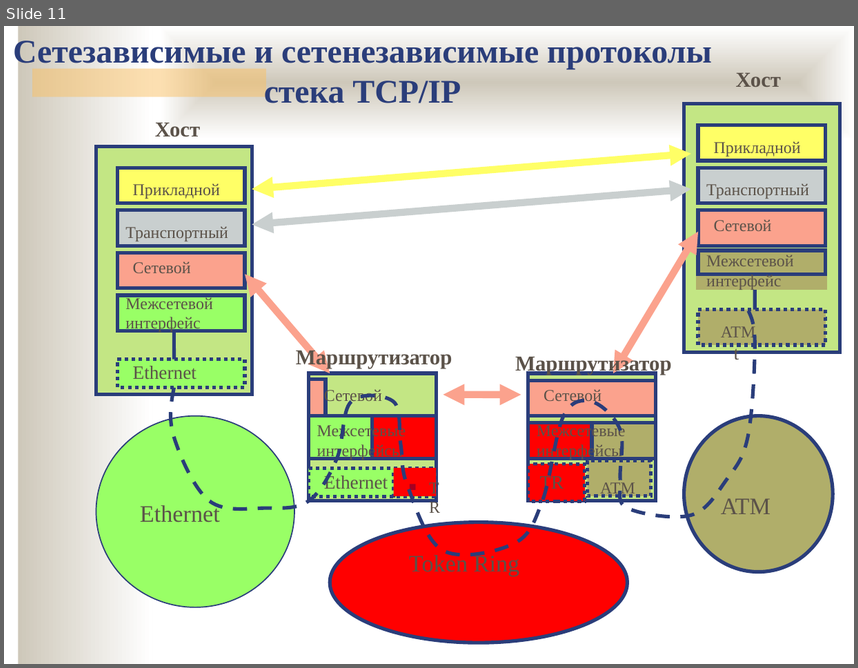
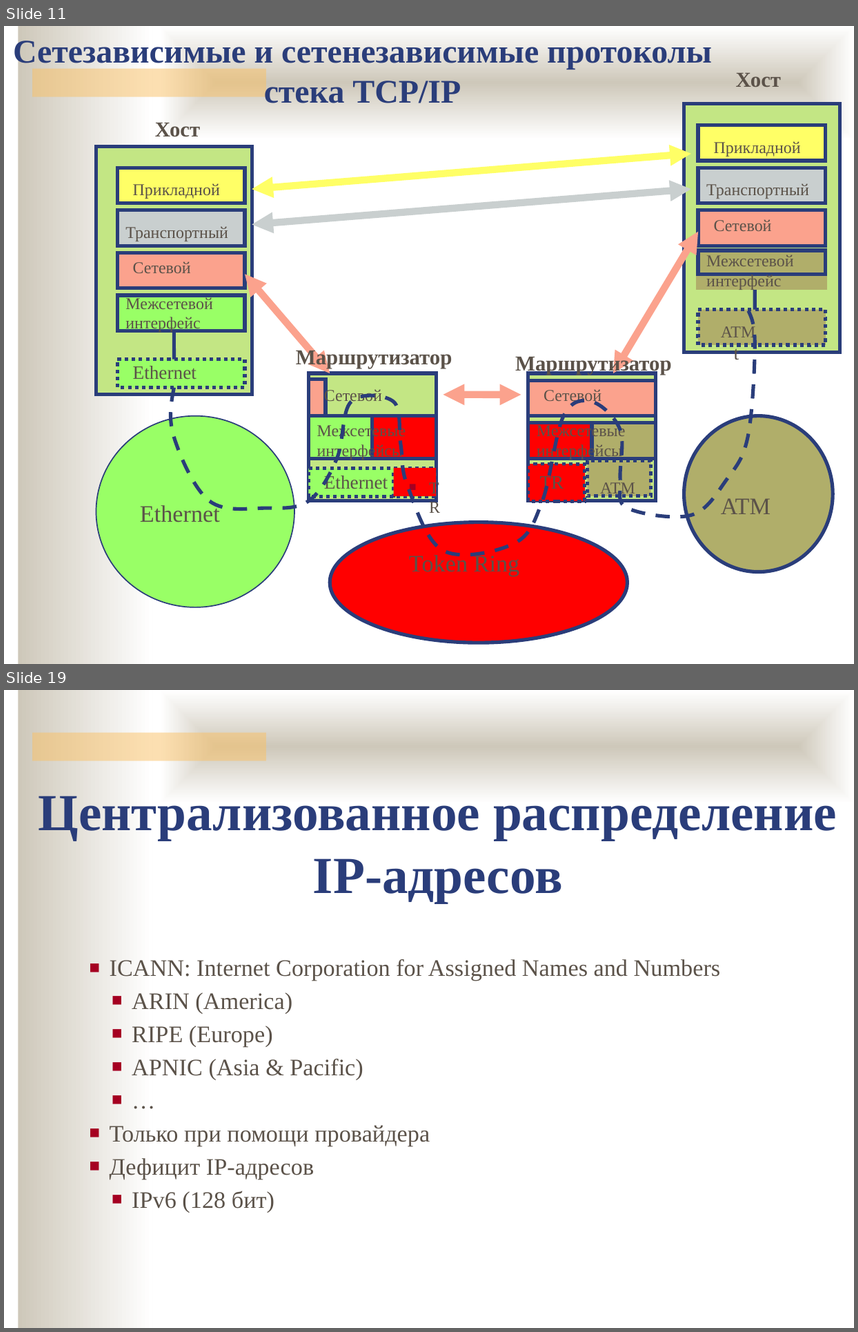
Before and after one commit to ukoloff/nets, a slide deck: 09.pptx. Shown one above the other, each under a label of ours: slide 11 before the commit, slides 11 and 19 after it; the slides between them are not shown. The pictures are 858x668 and 858x1332 pixels, drawn with LibreOffice and Linux fonts; fonts in the diff are those of the drawing; background and template pictures are left out. Boxes give left, top, right and bottom in pixels: in the first picture for what was removed or moved away, otherwise in the second. Text is boxed around its words. In the diff, an @@ line names an element or a change of style, - is before the commit and + after.

```diff
--- a/09.pptx
+++ b/09.pptx
@@ slide 19 added at (4, 690, 854, 1328), background #FFFFFF; not listed: 3 template elements that a slide beside it also shows @@
@@ text added at (38, 790, 837, 903), 44 pt, text #2A3D7A, bold @@
+Централизованное распределение
+IP-адресов
@@ text added at (110, 959, 721, 1212), 20 pt, text #5B5249 @@
+■ ICANN: Internet Corporation for Assigned Names and Numbers
+  ■ ARIN (America)
+  ■ RIPE (Europe)
+  ■ APNIC (Asia & Pacific)
+  ■ …
+■ Только при помощи провайдера
+■ Дефицит IP-адресов
+  ■ IPv6 (128 бит)
```
Also in this commit, not shown: 15 other slides added.
